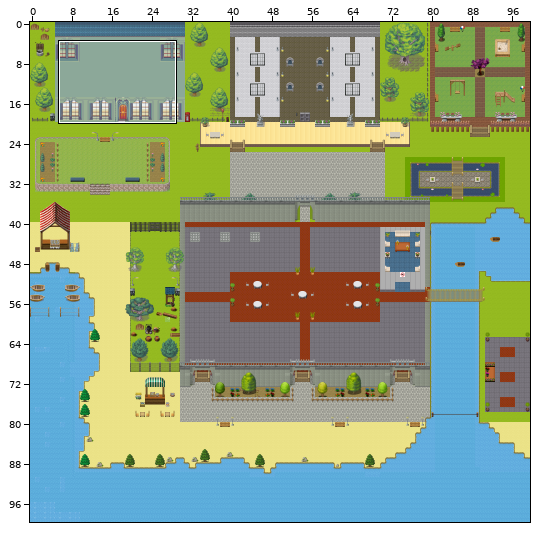
A Tiled map (JSON) gets an edit: a.tmj. The first picture is a wide view before the edit; the outline marks the close-up.
Close-up. First the earlier version:
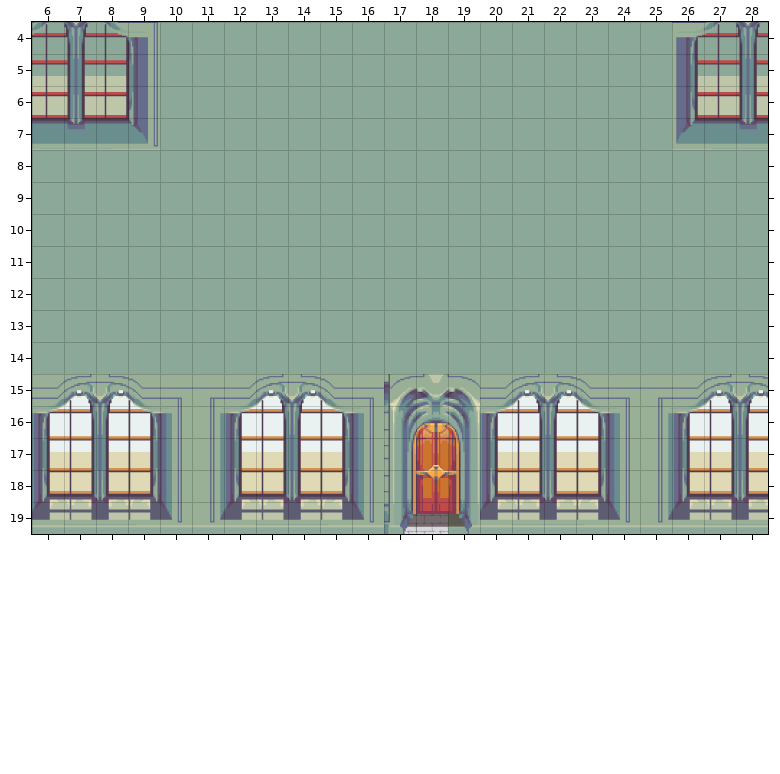
Cells are 32x32 px. Shown: x 6..28, y 4..19. The commit also changed other parts of the map, which this record leaves out.
The result:
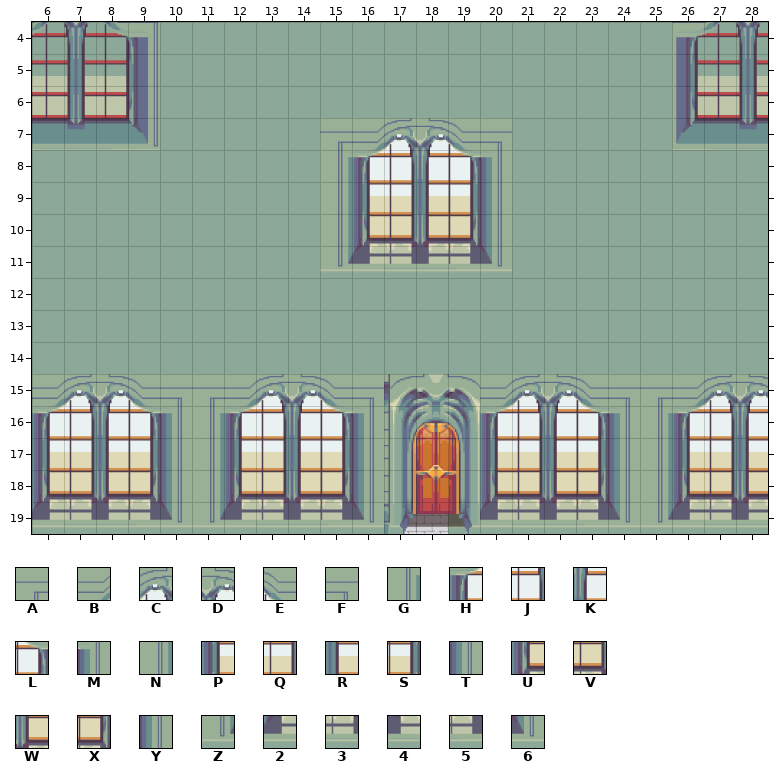
Key: from "Chunk 3": A 227, B 228, C 229, D 230, E 231, F 232, G 234, H 235, J 236, K 237, L 238, M 239, N 240, P 241, Q 242, R 243, S 244, T 245, U 247, V 248, W 249, X 250, Y 251, Z 252, 2 253, 3 254, 4 255; from "Chunk 4": 5 0, 6 1.
_ is an empty cell.
Difference:
layer "bulding/window" offset 0,0 -> -1,-9 px
Layer "meeting rooms/meeting room design":
Tile 2 is added in row 11 at x 16.
Tile 3 is added in row 11 at x 17.
Tile 4 is added in row 11 at x 18.
Tile 5 is added in row 11 at x 19.
Tile 6 is added in row 11 at x 20.
Tile A is added in row 7 at x 15.
Tile B is added in row 7 at x 16.
Tile C is added in row 7 at x 17.
Tile D is added in row 7 at x 18.
Tile E is added in row 7 at x 19.
Tile F is added in row 7 at x 20.
Tile G is added in row 8 at x 15.
Tile H is added in row 8 at x 16.
Tile J is added in row 8 at x 17.
Tile K is added in row 8 at x 18.
Tile L is added in row 8 at x 19.
Tile M is added in row 8 at x 20.
Tile N is added in rows 9 to 10 at x 15.
Tile P is added in row 9 at x 16.
Tile Q is added in row 9 at x 17.
Tile R is added in row 9 at x 18.
Tile S is added in row 9 at x 19.
Tile T is added in row 9 at x 20.
Tile U is added in row 10 at x 16.
Tile V is added in row 10 at x 17.
Tile W is added in row 10 at x 18.
Tile X is added in row 10 at x 19.
Tile Y is added in row 10 at x 20.
Tile Z is added in row 11 at x 15.
